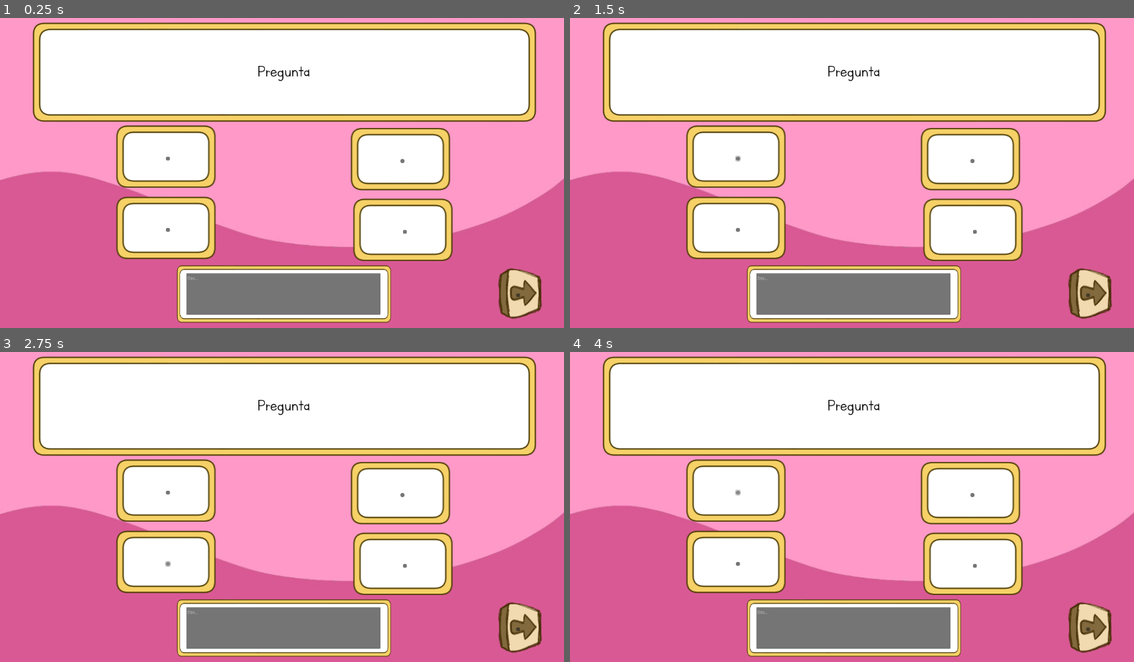
Above: before the commit, frames 1-4 (two rows, left to right).
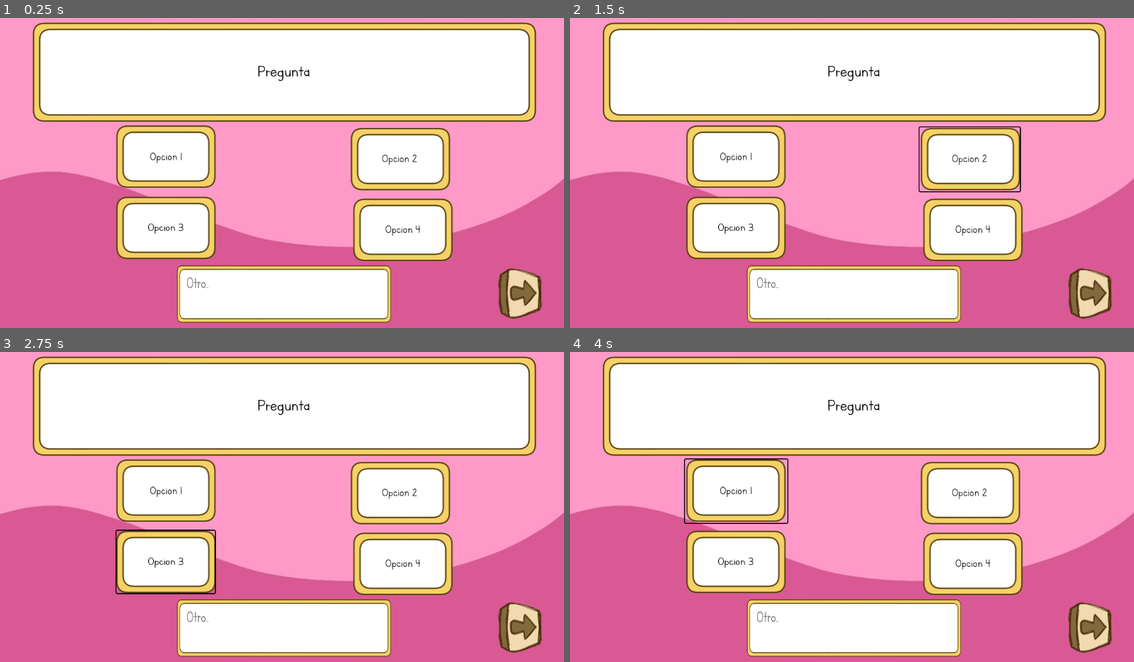
Above: after the commit, the same moments.

Repository: Alacesp/MohocytesTFG
Game: Godot game, scene res://escenas/Test/Test.tscn
The game is run twice, just before and just after one commit, with the same random seed, the same clock (stepped at 60 frames per second) and the same inputs. This scene is started directly instead of the project's main scene.
Inputs (mouse positions are in pixels of both pictures, inside the frame that each line leads up to):
- Up to frame 1 (0.25 s): no input
- Up to frame 2 (1.5 s): click (733, 157) at 0.5 s, where only the run after the commit has a clickable "Opcion 1"; click (970, 160) at 1.25 s, where only the run after the commit has a clickable "Opcion 2"
- Up to frame 3 (2.75 s): click (163, 562) at 2 s, where only the run after the commit has a clickable "Opcion 3"
- Up to frame 4 (4 s): click (970, 562) at 2.75 s, where only the run after the commit has a clickable "Opcion 4"; click (739, 491) at 3.52 s

The runs differ from the first frame. In frame 1, 4.9% of the frame differs, in the area x 26-93%, y 43-96%; in frame 2, 5.1%; in frame 3, 5.2%; in frame 4, 5.2%, in the area x 20-93%, y 34-96%.

Commit message:
Preguntas pre añadidas al csv

Diff:
--- /dev/null
+++ b/escenas/Test/Preguntas.gd
@@ -0,0 +1 @@
+extends Node
--- a/escenas/Test/Test.tscn
+++ b/escenas/Test/Test.tscn
@@ -1,16 +1,42 @@
-[gd_scene load_steps=7 format=3 uid="uid://c6giuyag8qti5"]
+[gd_scene load_steps=15 format=3 uid="uid://c6giuyag8qti5"]
 
 [ext_resource type="Texture2D" uid="uid://de2xxiyawaswr" path="res://juego_human/Fondo.jpeg" id="1_42tqk"]
 [ext_resource type="Texture2D" uid="uid://dwasv1f5tlu1g" path="res://recursos/dialogo_off.png" id="2_ul48e"]
 [ext_resource type="FontFile" uid="uid://0rvc0aipo277" path="res://recursos/Letters_for_Learners.ttf" id="3_ffljt"]
 [ext_resource type="Texture2D" uid="uid://d3blhv48qwysn" path="res://recursos/opciones.png" id="4_77io2"]
+[ext_resource type="Script" uid="uid://bwo084hor6qlr" path="res://escenas/Test/selectOption.gd" id="5_ffljt"]
 [ext_resource type="Texture2D" uid="uid://b1k0tivyrobuu" path="res://recursos/boton_arriba.png" id="5_w3ggu"]
+[ext_resource type="Script" uid="uid://u7rt44h21k1p" path="res://escenas/Test/text_edit.gd" id="6_77io2"]
 
 [sub_resource type="LabelSettings" id="LabelSettings_tsupa"]
 font = ExtResource("3_ffljt")
 font_size = 37
 
-[node name="Test" type="Node2D"]
+[sub_resource type="Theme" id="Theme_ffljt"]
+default_font = ExtResource("3_ffljt")
+default_font_size = 25
+
+[sub_resource type="Theme" id="Theme_77io2"]
+default_font = ExtResource("3_ffljt")
+default_font_size = 25
+
+[sub_resource type="Theme" id="Theme_w3ggu"]
+default_font = ExtResource("3_ffljt")
+default_font_size = 25
+
+[sub_resource type="Theme" id="Theme_tsupa"]
+default_font = ExtResource("3_ffljt")
+default_font_size = 25
+
+[sub_resource type="Theme" id="Theme_c2osk"]
+default_font = ExtResource("3_ffljt")
+default_font_size = 65
+
+[sub_resource type="StyleBoxEmpty" id="StyleBoxEmpty_ffljt"]
+
+[node name="Test" type="Control"]
+layout_mode = 3
+anchors_preset = 0
 
 [node name="Fondo" type="Sprite2D" parent="."]
 position = Vector2(576, 324)
@@ -45,44 +71,77 @@
 texture = ExtResource("4_77io2")
 
 [node name="Button" type="Button" parent="RespuestasFormato1/HBoxContainer/Opcion1"]
-offset_right = 8.0
-offset_bottom = 8.0
+modulate = Color(0, 0, 0, 1)
+offset_left = -104.0
+offset_top = -64.0
+offset_right = 105.0
+offset_bottom = 66.0
+theme = SubResource("Theme_ffljt")
+text = "Opcion 1"
+flat = true
+script = ExtResource("5_ffljt")
 
 [node name="Opcion2" type="Sprite2D" parent="RespuestasFormato1/HBoxContainer"]
 position = Vector2(798, 282)
 texture = ExtResource("4_77io2")
 
 [node name="Button" type="Button" parent="RespuestasFormato1/HBoxContainer/Opcion2"]
-offset_right = 8.0
-offset_bottom = 8.0
+modulate = Color(0, 0, 0, 1)
+offset_left = -104.0
+offset_top = -65.0
+offset_right = 101.0
+offset_bottom = 66.0
+theme = SubResource("Theme_77io2")
+text = "Opcion 2"
+flat = true
+script = ExtResource("5_ffljt")
 
 [node name="Opcion3" type="Sprite2D" parent="RespuestasFormato1/HBoxContainer"]
 position = Vector2(319, 423)
 texture = ExtResource("4_77io2")
 
 [node name="Button" type="Button" parent="RespuestasFormato1/HBoxContainer/Opcion3"]
-offset_right = 8.0
-offset_bottom = 8.0
+modulate = Color(0, 0, 0, 1)
+offset_left = -101.0
+offset_top = -64.0
+offset_right = 100.0
+offset_bottom = 64.0
+theme = SubResource("Theme_w3ggu")
+text = "Opcion 3"
+flat = true
+script = ExtResource("5_ffljt")
 
 [node name="Opcion4" type="Sprite2D" parent="RespuestasFormato1/HBoxContainer"]
 position = Vector2(803, 427)
 texture = ExtResource("4_77io2")
 
 [node name="Button" type="Button" parent="RespuestasFormato1/HBoxContainer/Opcion4"]
-offset_right = 8.0
-offset_bottom = 8.0
+modulate = Color(0, 0, 0, 1)
+offset_left = -104.0
+offset_top = -63.0
+offset_right = 105.0
+offset_bottom = 63.0
+theme = SubResource("Theme_tsupa")
+theme_override_fonts/font = ExtResource("3_ffljt")
+text = "Opcion 4"
+flat = true
+script = ExtResource("5_ffljt")
 
 [node name="Opcion5" type="Sprite2D" parent="RespuestasFormato1/HBoxContainer"]
 position = Vector2(560, 540)
 scale = Vector2(0.425238, 0.576923)
 texture = ExtResource("2_ul48e")
 
-[node name="TextEdit" type="TextEdit" parent="RespuestasFormato1/HBoxContainer/Opcion5"]
+[node name="TextEdit_op5" type="TextEdit" parent="RespuestasFormato1/HBoxContainer/Opcion5"]
+modulate = Color(0, 0, 0, 1)
 offset_left = -468.0
 offset_top = -42.0
 offset_right = 463.0
 offset_bottom = 106.0
+theme = SubResource("Theme_c2osk")
+theme_override_styles/normal = SubResource("StyleBoxEmpty_ffljt")
 placeholder_text = "Otro..."
+script = ExtResource("6_77io2")
 
 [node name="Next" type="Sprite2D" parent="RespuestasFormato1/HBoxContainer"]
 position = Vector2(1042, 557)
@@ -91,5 +150,8 @@
 texture = ExtResource("5_w3ggu")
 
 [node name="Button" type="Button" parent="RespuestasFormato1/HBoxContainer/Next"]
-offset_right = 8.0
-offset_bottom = 8.0
+offset_left = -53.0
+offset_top = -48.0
+offset_right = 53.0
+offset_bottom = 47.0
+flat = true
--- /dev/null
+++ b/escenas/Test/selectOption.gd
@@ -0,0 +1,6 @@
+extends Button
+func _on_mouse_entered():
+	get_parent().modulate.a = 0.85
+
+func _on_mouse_exited():
+	get_parent().modulate.a = 1
--- /dev/null
+++ b/escenas/Test/text_edit.gd
@@ -0,0 +1,4 @@
+extends TextEdit
+
+#func _init():
+#	self.background_color = Color(0.862745, 0.0784314, 0.235294, 1)
--- a/recursos/tradus.csv
+++ b/recursos/tradus.csv
@@ -591,3 +591,41 @@
 ESQ1,>ES:ESP1,>ES:ENG1
 ESQ2,>ES:ESP2,>ES:ENG2
 ESQ3,>ES:ESP3,>ES:ENG3
+PREP1,¿En qué curso estás?,What grade are you on?
+PREP1R1,3º de la ESO,3rd of ESO
+PREP1R2,4º de la ESO,4th of ESO
+PREP1R3,1º de Bachillerato,1st of Bachillerato
+PREP1R4,2º de Bachillerato,2nd of Bachillerato
+PREP2,¿Estás en el itinerario de ciencias?,Are you in the science itinerary?
+PREP2R1,Sí,Yes
+PREP2R2,No,No
+PREP3,¿Sabes qué es la biología sintética?,Do you know what synthetic biology is?
+PREP3R1,Sí,Yes
+PREP3R2,No,No
+PREP4,Marca a qué se dedica cada área,Select what purpose does each area serve
+PREP4R1,Experimentos de laboratorio que nos sirven para comprobar que las construcciones genéticas,Laboratory experiments to test the genetic constructions
+PREP4R2,Difundir el trabajo que hacemos en el equipo y divulgar sobre muchos tópicos científicos de interés,To spread awareness about our team's work and to divulge about many interesting cientific topics
+PREP4R3,Diseño de construcciones genéticas,Genetic construction design
+PREP4R4,Recoger la información sobre todo el proyecto y plasmarla en Internet,To collect information about our project and present it in the Internet
+PREP4R5,Conocer cómo el problema que tratamos afecta a las personas, animándolas a que nos aporten ideas que servirán para luego modificar o complementar el trabajo que realizamos,To understand how to problem we are working with affects the people, cheering them to lend us ideas that will later modify or compliment our work
+PREP4R6,Dry Lab,Dry Lab
+PREP4R7,Wet Lab, Wet Lab
+PREP4R8,Human Practices,Human Practices
+PREP4R9,Redes Sociales,Social Media
+PREP4R10,Wiki,Wiki
+PREP5,Las regiones del ADN que contienen la información para la producción de proteínas se llaman:,The regions in the DNA which contain the information for the protein production are called:
+PREP5R1,Secuencias codificantes (CDS),Coding sequences (CDS)
+PREP5R2,Promotores,Promoters
+PREP5R3,Terminadores,Terminators
+PREP5R4,Sitio de unión al ribosoma (RBS),Ribosome binding site (RBS)
+PREP6,¿Sabes lo que son las enzimas de restricción?,Do you know what restriction enzymes are?
+PREP6R1,Sí,Yes
+PREP6R2,No,No
+PREP7,¿Sabes lo que es el quorum sensing?,Do you know what quorum sensing is?
+PREP7R1,Sí,Yes
+PREP7R2,No,No
+PREP8,Ordena los procesos según el orden en el que se deben realizar,Arrange the processes depending on the order in which they should be done
+PREP8R1,Transformación,Transformation
+PREP8R2,Digestión,Digestion
+PREP8R3,Ligación,Ligation
+PREP9,¿Hay algo que quieras añadir?,Is there something you may want to add?
Not shown, added: escenas/Test/Preguntas.gd.uid
Not shown, added: escenas/Test/selectOption.gd.uid
Not shown, added: escenas/Test/text_edit.gd.uid
Binary file changed: recursos/tradus.en.translation
Binary file changed: recursos/tradus.es.translation
